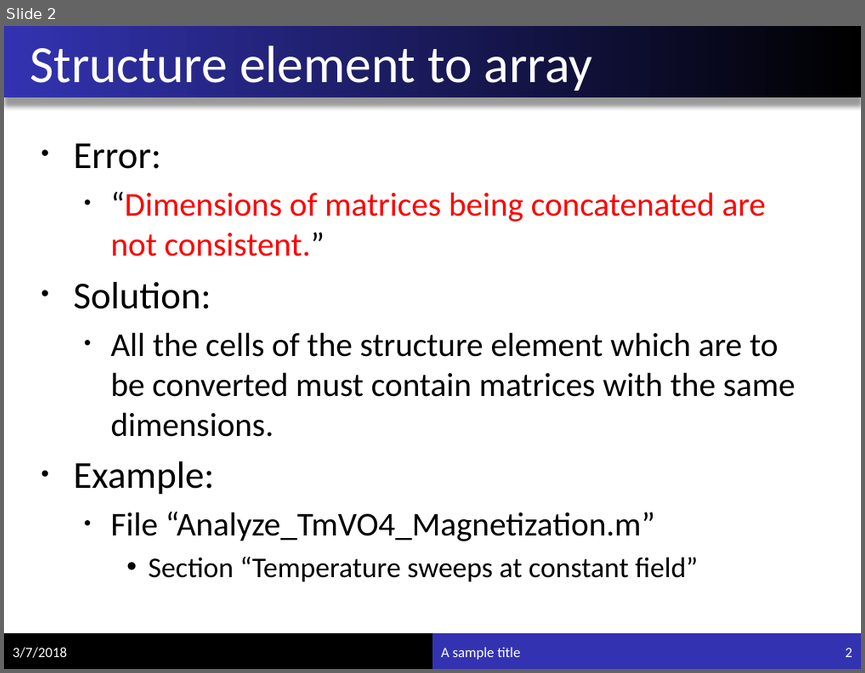
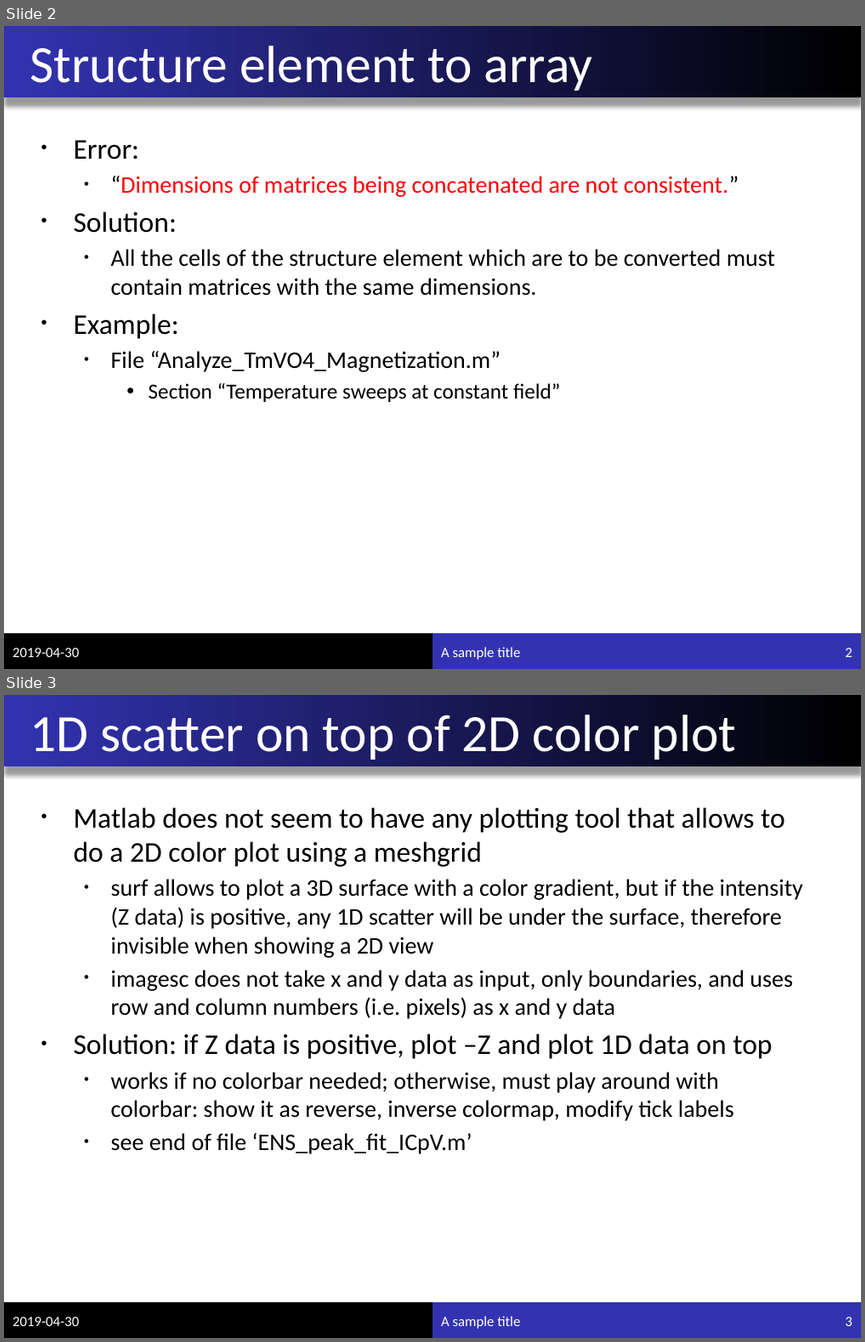
Before and after one commit to pmassat/matlab-postdoc, a slide deck: Matlab_debugging.pptx. Shown one above the other, each under a label of ours: slide 2 before the commit, slides 2 and 3 after it. The pictures are 865x673 and 865x1342 pixels, drawn with LibreOffice and Linux fonts; fonts in the diff are those of the drawing. Boxes give left, top, right and bottom in pixels: in the first picture for what was removed or moved away, otherwise in the second. Text is boxed around its words. In the diff, an @@ line names an element or a change of style, - is before the commit and + after.

Commit message:
Neutrons v1.6.6. Figures for article 'TmVO4_model_nematicity'. Modified 2D color plot of (8 8 0) peak intensity vs H at 0.6K.

```diff
--- a/Matlab_debugging.pptx
+++ b/Matlab_debugging.pptx
@@ slide 3 added at [4,695,861,1338], background #FFFFFF; not listed: 3 template elements that a slide beside it also shows @@
@@ title added at [30,715,736,760], 44 pt, text #FFFFFF @@
+1D scatter on top of 2D color plot
@@ text added at [74,807,803,1154], 20 pt, text #000000 @@
+• Matlab does not seem to have any plotting tool that allows to do a 2D color plot using a meshgrid
+  • surf allows to plot a 3D surface with a color gradient, but if the intensity (Z data) is positive, any 1D scatter will be under the surface, therefore invisible when showing a 2D view
+  • imagesc does not take x and y data as input, only boundaries, and uses row and column numbers (i.e. pixels) as x and y data
+• Solution: if Z data is positive, plot –Z and plot 1D data on top
+  • works if no colorbar needed; otherwise, must play around with colorbar: show it as reverse, inverse colormap, modify tick labels
+  • see end of file ‘ENS_peak_fit_ICpV.m’
@@ text added at [12,1316,79,1326], 12 pt, text #FFFFFF @@
+2019-04-30
@@ text added at [441,1315,520,1328], 12 pt, text #FFFFFF @@
+A sample title
@@ page number added at [845,1316,851,1326], 12 pt, text #FFFFFF @@
+3
@@ slide 2 changed as well @@
@@ text "Error:" at [74,140,775,402]: size 32 to 24 pt in "Error:", "Solution:", "Example:"; size 28 to 20 pt in "“Dimensions of matrices being concatenated are not ...", "All the cells of the structure element ...", "File “Analyze_TmVO4_Magnetization.m”"; size 24 to 18 pt in "Section “Temperature sweeps at constant field”"; less space between paragraphs @@
@@ text at [12,647,79,657]: text changed @@
-3/7/2018
+2019-04-30
```
Also in this commit, not shown: 1 other slide changed, 3 other files.
